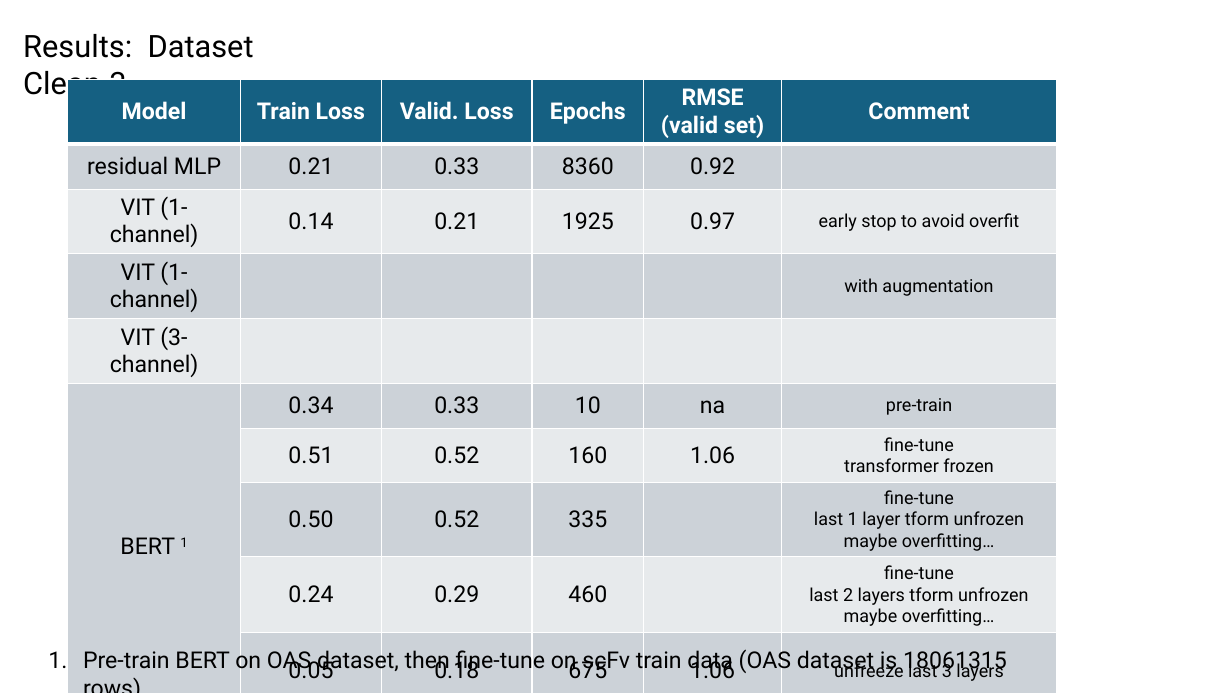
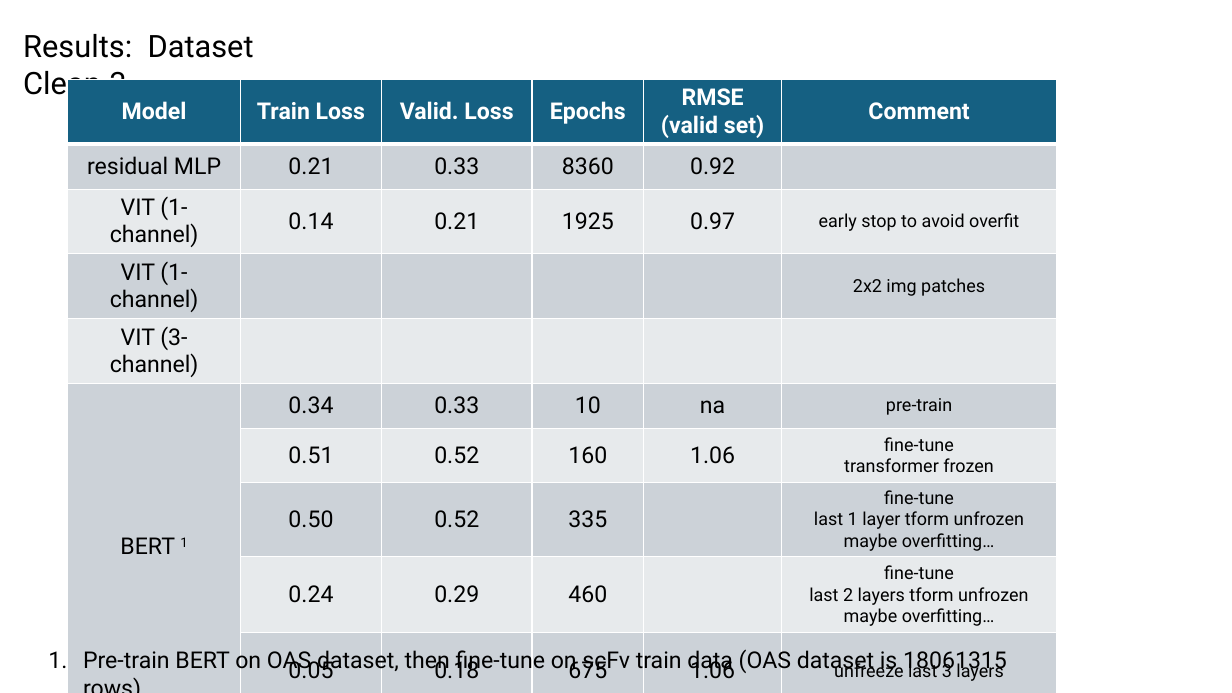
Before and after one commit to planaria158/BERT-antibody-antigen-binding-energy, a slide deck: slide 14 of Homework-aAlphaBio.pptx. Drawn at 1232x693 pixels with LibreOffice and Linux fonts; fonts in the diff are those of the drawing. Boxes give left, top, right and bottom in pixels: in the first picture for what was removed or moved away, otherwise in the second. Text is boxed around its words. In the diff, an @@ line names an element or a change of style, - is before the commit and + after.

```diff
--- a/Homework-aAlphaBio.pptx
+++ b/Homework-aAlphaBio.pptx
@@ table at box(67, 79, 1057, 685) @@
-row 4, column 6: with augmentation
+row 4, column 6: 2x2 img patches
```
Also in this commit, not shown: 3 other files.
